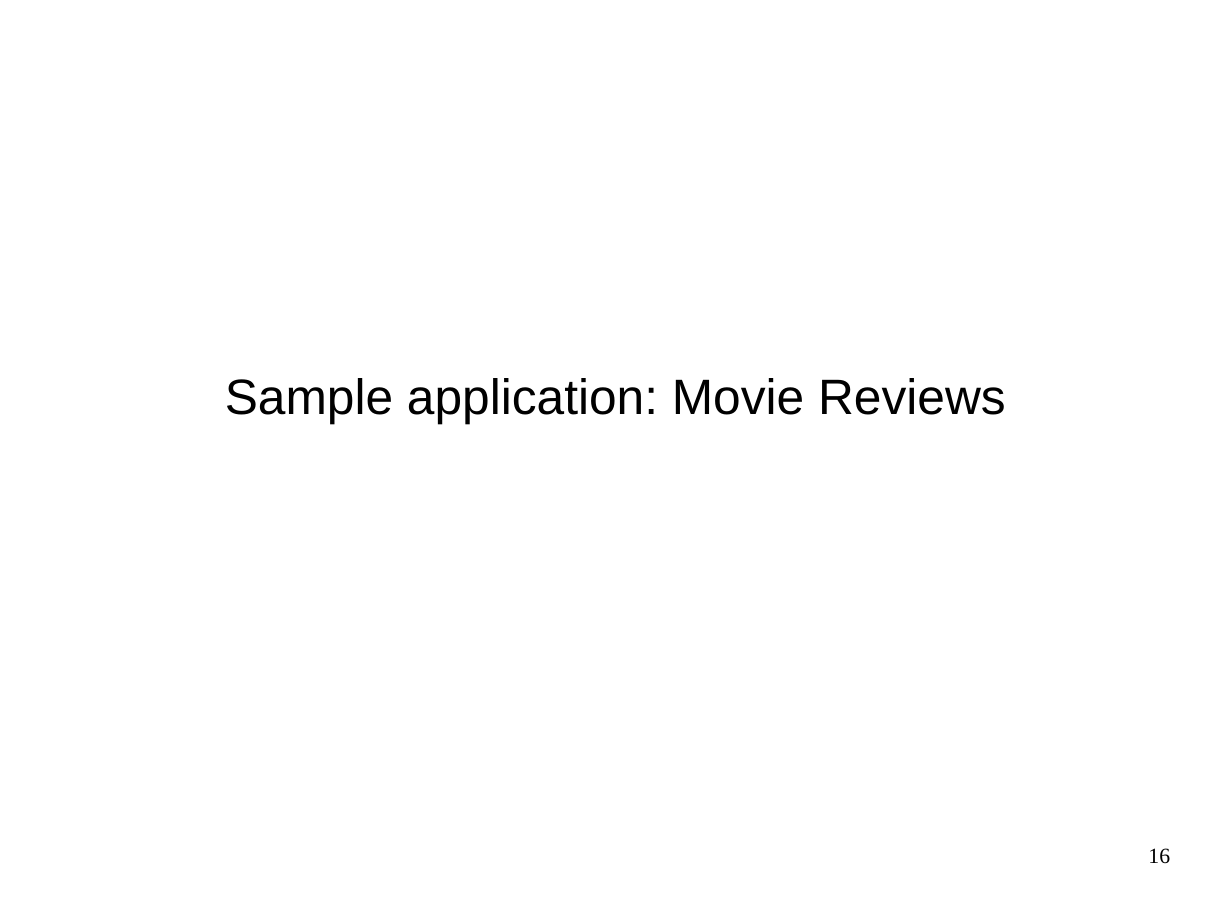
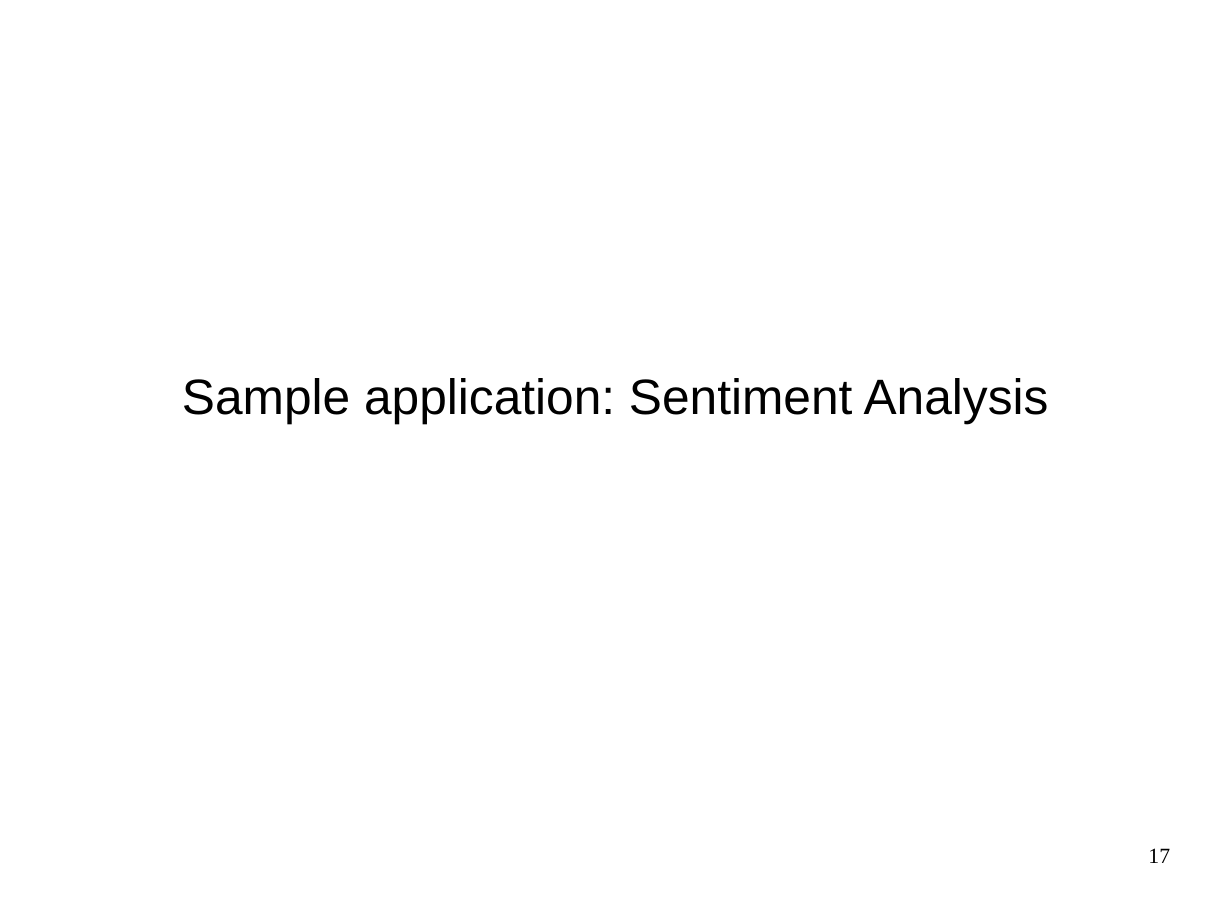
Before and after one commit to amueller/talks_odt, a slide deck: slide 17 of machine-learning-with-scikit-learn - pydata strata nyc 2015 - 45 minutes.odp (slide 16 before the commit). Drawn at 1232x924 pixels with LibreOffice and Linux fonts; fonts in the diff are those of the drawing. Boxes give left, top, right and bottom in pixels: in the first picture for what was removed or moved away, otherwise in the second. Text is boxed around its words. In the diff, an @@ line names an element or a change of style, - is before the commit and + after.

```diff
--- a/machine-learning-with-scikit-learn - pydata strata nyc 2015 - 45 minutes.odp
+++ b/machine-learning-with-scikit-learn - pydata strata nyc 2015 - 45 minutes.odp
@@ subtitle at [182, 378, 1049, 423]: text changed @@
-Sample application: Movie Reviews
+Sample application: Sentiment Analysis
@@ page number at [1148, 848, 1170, 863]: text changed @@
-16
+17
```
Also in this commit, not shown: 7 other slides changed, 3 slides added, 2 slides removed.
